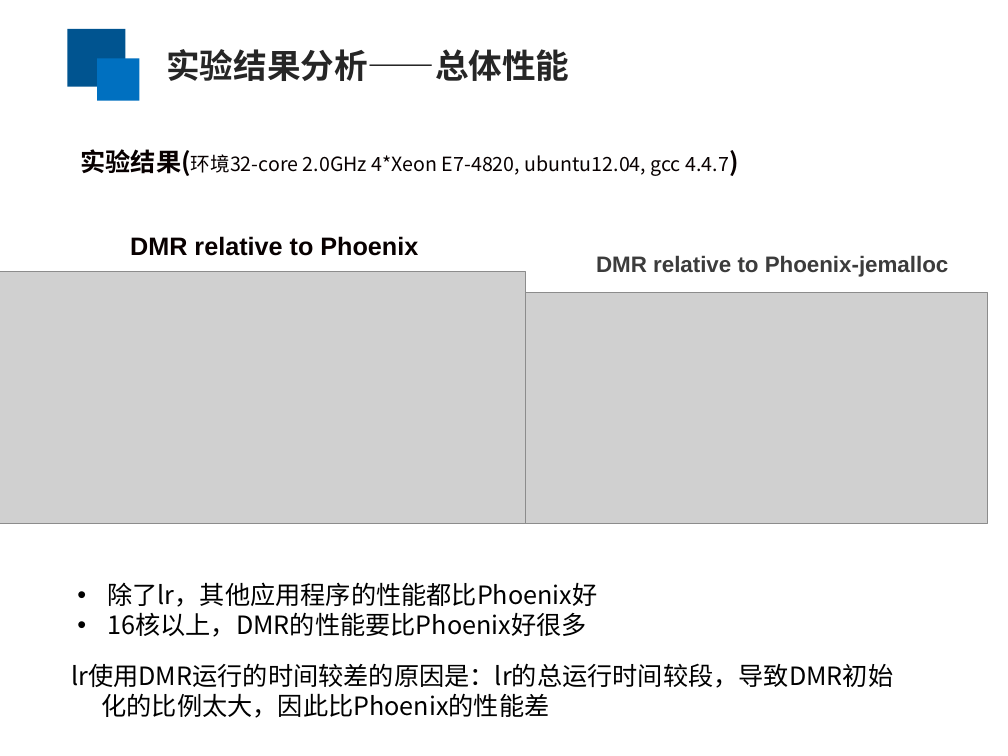
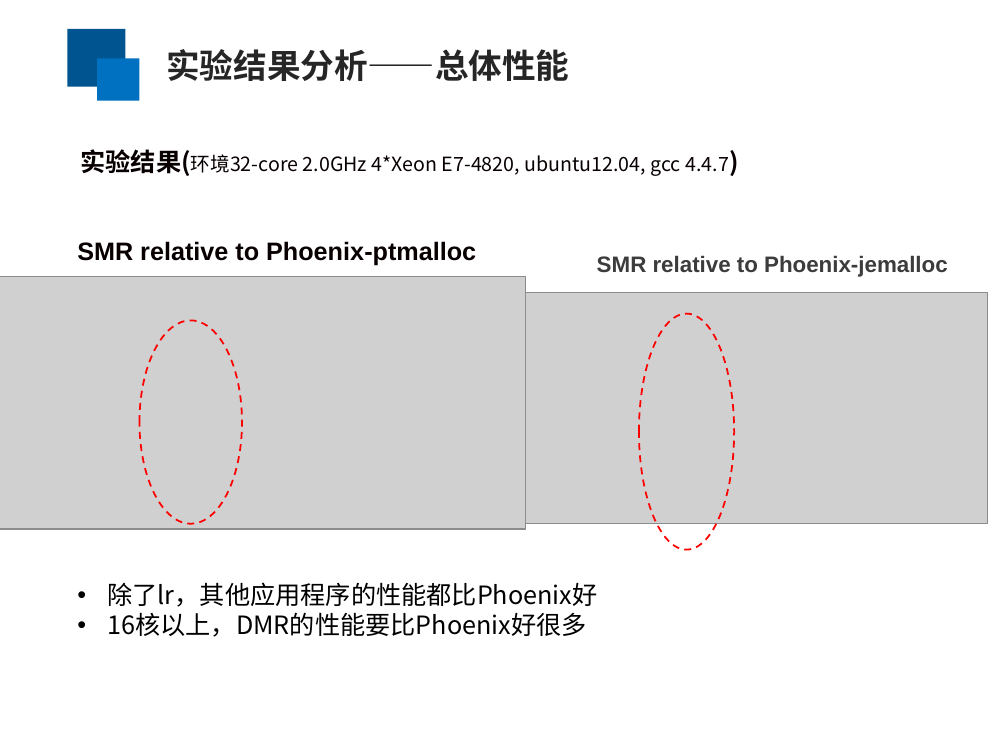
Before and after one commit to yufenyu/work, a slide deck: slide 16 of dmr_paper/paper/chinaSys-2016.ppt. Drawn at 1008x756 pixels with LibreOffice and Linux fonts; fonts in the diff are those of the drawing; grey boxes stand for pictures. Boxes give left, top, right and bottom in pixels: in the first picture for what was removed or moved away, otherwise in the second. Text is boxed around its words. In the diff, an @@ line names an element or a change of style, - is before the commit and + after.

```diff
--- a/dmr_paper/paper/chinaSys-2016.ppt
+++ b/dmr_paper/paper/chinaSys-2016.ppt
@@ text at [77,241,476,266]: text changed @@
-DMR relative to Phoenix
+SMR relative to Phoenix-ptmalloc
@@ text at [597,255,948,277]: text changed @@
-DMR relative to Phoenix-jemalloc
+SMR relative to Phoenix-jemalloc
@@ picture: place and size @@
-picture at [0,271,525,523]
+picture at [0,276,525,528]
@@ ellipse added at [139,321,242,524], outline #FF0000 1.25 pt dashed @@
@@ ellipse added at [639,313,734,549], outline #FF0000 1.25 pt dashed @@
@@ text removed at [71,663,893,718] @@
-lr使用DMR运行的时间较差的原因是：lr的总运行时间较段，导致DMR初始化的比例太大，因此比Phoenix的性能差
```
Also in this commit, not shown: 14 other slides changed.
